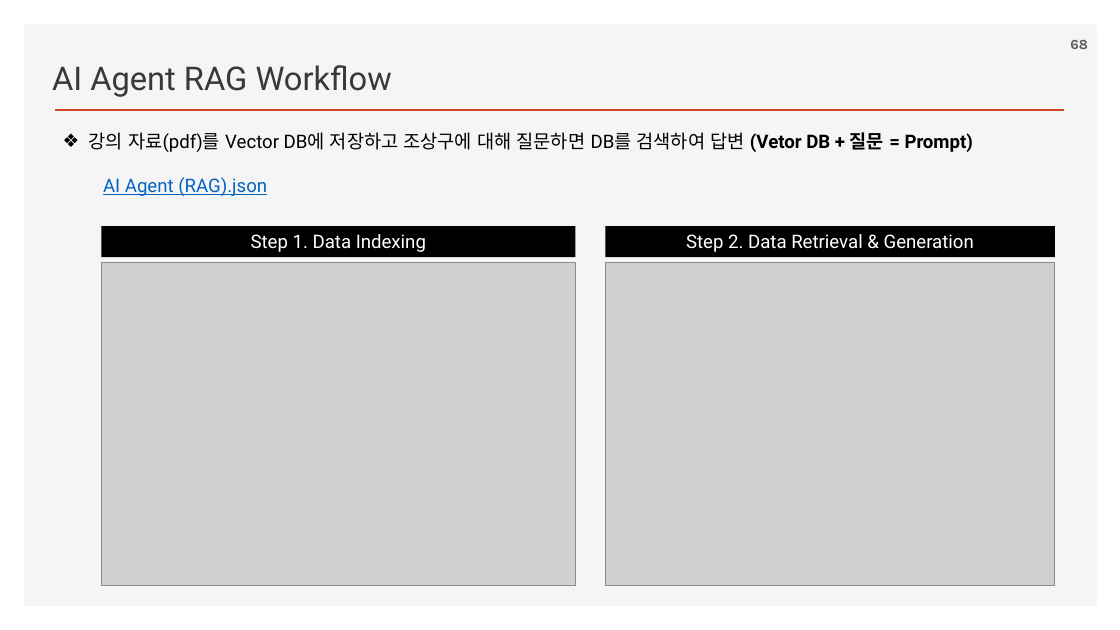
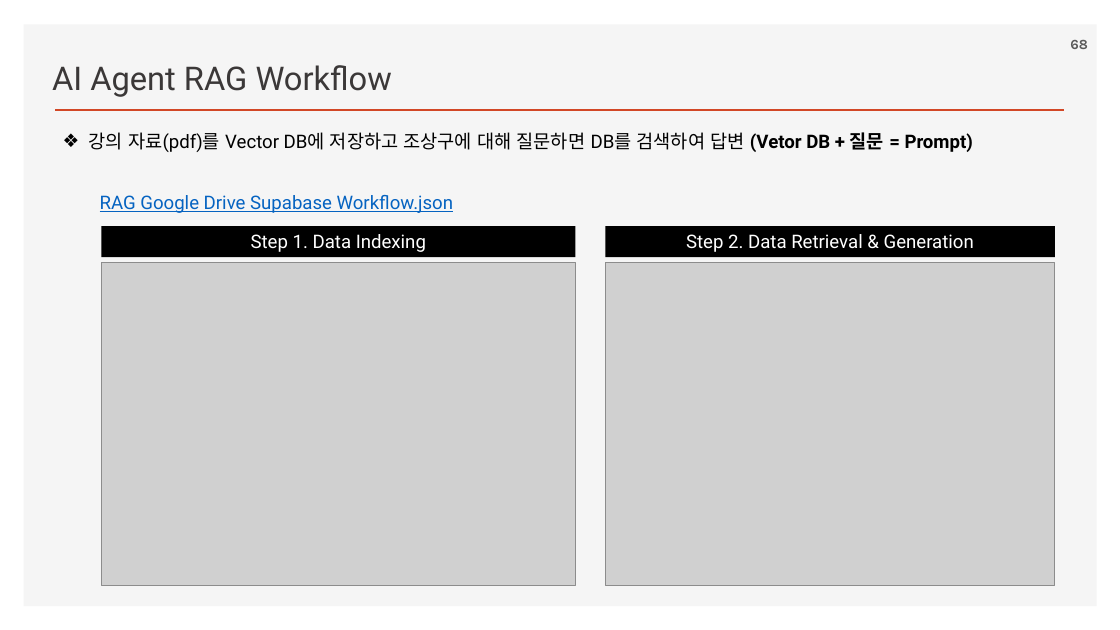
Before and after one commit to ancestor9/2026_Fall_AI-Workflow, a slide deck: slide 68 of PPTs/04_AI Workflow_n8n.pptx. Drawn at 1120x630 pixels with LibreOffice and Linux fonts; fonts in the diff are those of the drawing; grey boxes stand for pictures; background and template pictures are left out. Boxes give left, top, right and bottom in pixels: in the first picture for what was removed or moved away, otherwise in the second. Text is boxed around its words. In the diff, an @@ line names an element or a change of style, - is before the commit and + after.

```diff
--- a/PPTs/04_AI Workflow_n8n.pptx
+++ b/PPTs/04_AI Workflow_n8n.pptx
@@ text at (100, 195, 453, 213): text changed @@
-AI Agent (RAG).json
+RAG Google Drive Supabase Workflow.json
```
